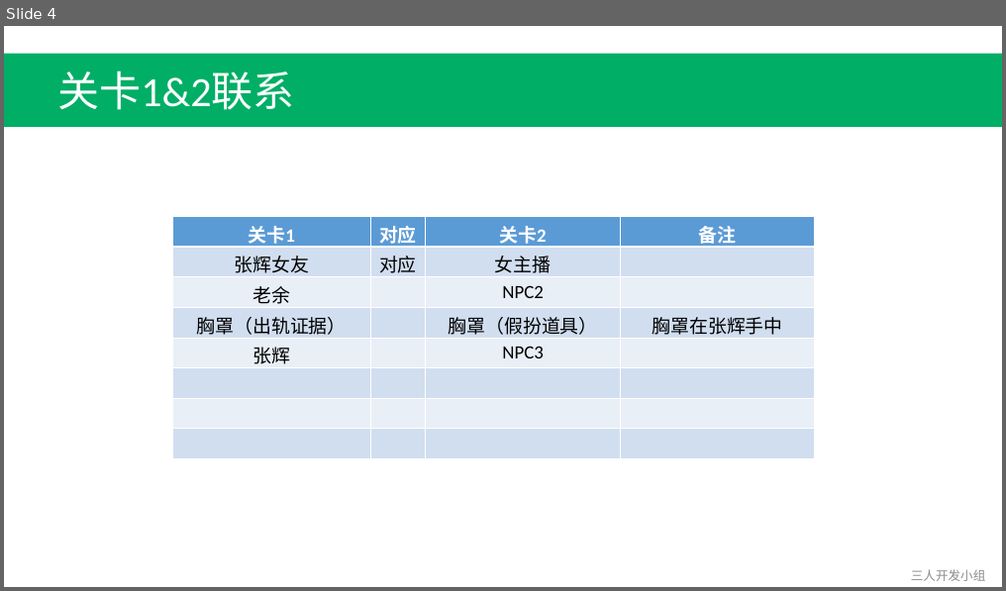
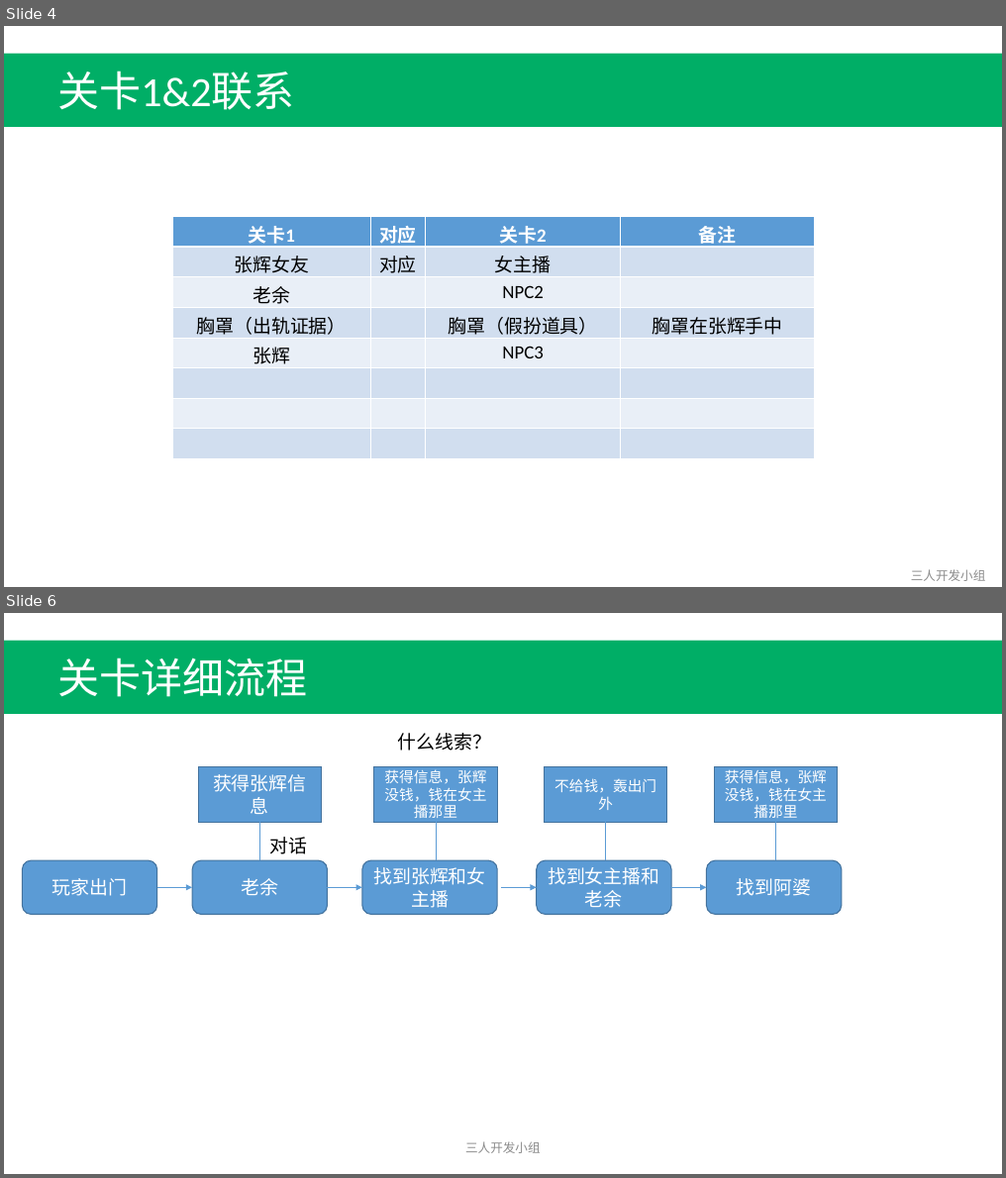
Before and after one commit to Fordebt/Give-me-my-money, a slide deck: 关卡1-沈永良.pptx. Shown one above the other, each under a label of ours: slide 4 before the commit, slides 4 and 6 after it; the slides between them are not shown. The pictures are 1006x591 and 1006x1178 pixels, drawn with LibreOffice and Linux fonts; fonts in the diff are those of the drawing. Boxes give left, top, right and bottom in pixels: in the first picture for what was removed or moved away, otherwise in the second. Text is boxed around its words. In the diff, an @@ line names an element or a change of style, - is before the commit and + after.

```diff
--- a/关卡1-沈永良.pptx
+++ b/关卡1-沈永良.pptx
@@ slide 6 added at [4,613,1002,1174], background #FFFFFF @@
@@ rectangle added at [4,640,1002,713], fill #00AE66 @@
@@ text added at [58,658,308,697], 40 pt, text #FFFFFF @@
+关卡详细流程
@@ text added at [398,733,491,751], 18 pt, text #000000 @@
+什么线索？
@@ rectangle added at [198,767,322,823], fill #5B9BD5, outline #43739E 1 pt, 18 pt, text #FFFFFF @@
+获得张辉信息
@@ rectangle added at [374,767,497,823], fill #5B9BD5, outline #43739E 1 pt, 14 pt, text #FFFFFF @@
+获得信息，张辉没钱，钱在女主播那里
@@ rectangle added at [545,767,668,823], fill #5B9BD5, outline #43739E 1 pt, 14 pt, text #FFFFFF @@
+不给钱，轰出门外
@@ rectangle added at [715,767,838,823], fill #5B9BD5, outline #43739E 1 pt, 14 pt, text #FFFFFF @@
+获得信息，张辉没钱，钱在女主播那里
@@ line added from (260, 822) to (260, 861), #5B9BD5 0.5 pt @@
@@ text added at [270,837,308,855], 18 pt, text #000000 @@
+对话
@@ line added from (436, 822) to (436, 861), #5B9BD5 0.5 pt @@
@@ line added from (606, 822) to (606, 861), #5B9BD5 0.5 pt @@
@@ line added from (776, 822) to (776, 861), #5B9BD5 0.5 pt @@
@@ rounded rectangle added at [22,861,156,915], fill #5B9BD5, outline #43739E 1 pt, 18 pt, text #FFFFFF @@
+玩家出门
@@ rounded rectangle added at [192,861,327,915], fill #5B9BD5, outline #43739E 1 pt, 18 pt, text #FFFFFF @@
+老余
@@ rounded rectangle added at [362,861,497,915], fill #5B9BD5, outline #43739E 1 pt, 18 pt, text #FFFFFF @@
+找到张辉和女主播
@@ rounded rectangle added at [537,861,671,915], fill #5B9BD5, outline #43739E 1 pt, 18 pt, text #FFFFFF @@
+找到女主播和老余
@@ rounded rectangle added at [706,861,841,915], fill #5B9BD5, outline #43739E 1 pt, 18 pt, text #FFFFFF @@
+找到阿婆
@@ arrow added from (157, 888) to (192, 888), #5B9BD5 0.5 pt @@
@@ arrow added from (328, 888) to (362, 888), #5B9BD5 0.5 pt @@
@@ arrow added from (501, 888) to (537, 888), #5B9BD5 0.5 pt @@
@@ arrow added from (672, 888) to (706, 888), #5B9BD5 0.5 pt @@
@@ text added at [465,1142,541,1154], 12 pt, text #8C8C8C @@
+三人开发小组
```
Also in this commit, not shown: 2 slides changed, 9 other files.
